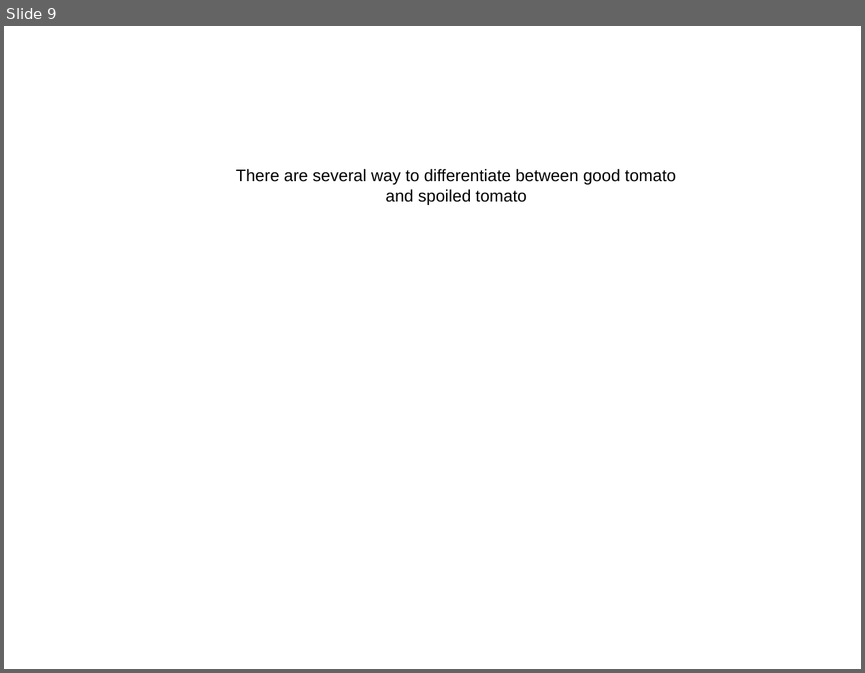
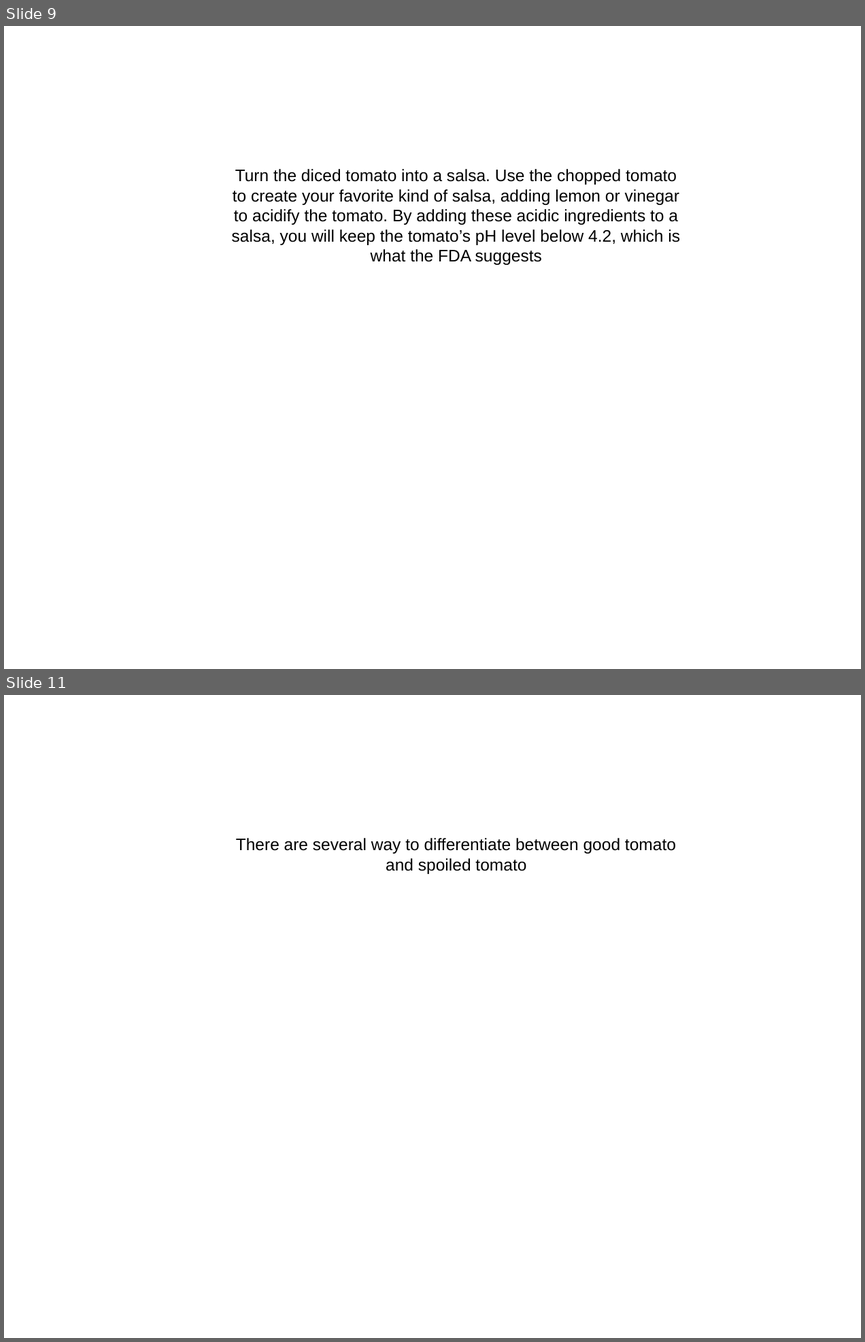
Before and after one commit to PikKACHUU/AutoGenerateArgumentation, a slide deck: slideshow.pptx. Shown one above the other, each under a label of ours: slide 9 before the commit, slides 9 and 11 after it; the slides between them are not shown. The pictures are 865x673 and 865x1342 pixels, drawn with LibreOffice and Linux fonts; fonts in the diff are those of the drawing. Boxes give left, top, right and bottom in pixels: in the first picture for what was removed or moved away, otherwise in the second. Text is boxed around its words. In the diff, an @@ line names an element or a change of style, - is before the commit and + after.

```diff
--- a/slideshow.pptx
+++ b/slideshow.pptx
@@ slide 9 added at (4, 26, 861, 669), background #FFFFFF @@
@@ text added at (232, 169, 680, 265), 14 pt, text #000000 @@
+Turn the diced tomato into a salsa. Use the chopped tomato to create your favorite kind of salsa, adding lemon or vinegar to acidify the tomato. By adding these acidic ingredients to a salsa, you will keep the tomato’s pH level below 4.2, which is what the FDA suggests
@@ what was slide 9 is now slide 11 @@
```
Also in this commit, not shown: 1 slide changed, 7 other slides added, 6 slides removed, 7 other files.
